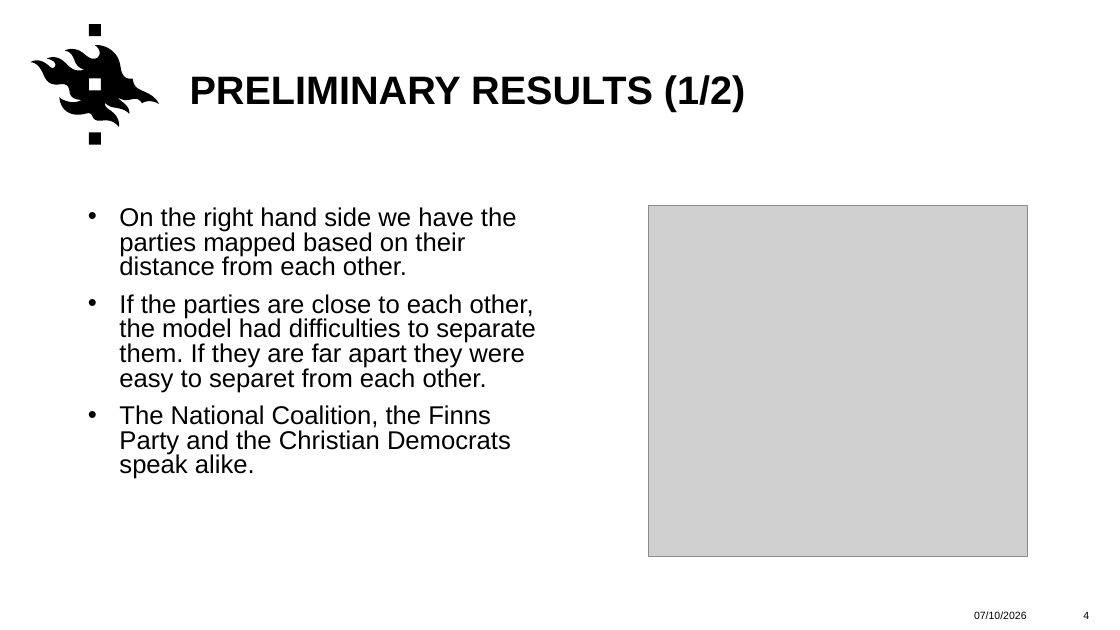
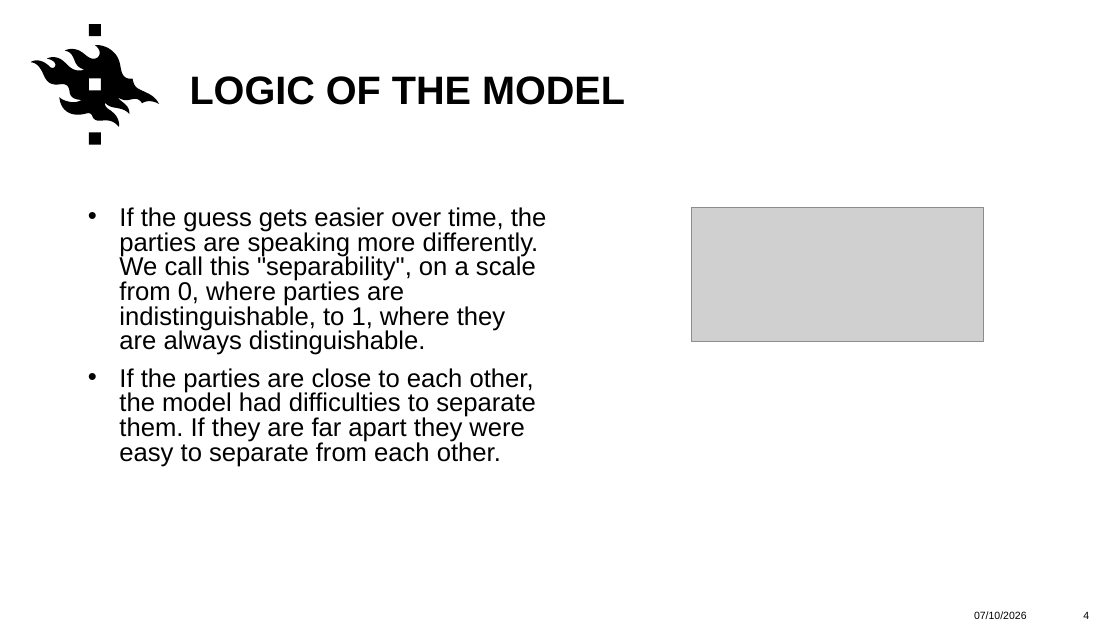
Before and after one commit to jtompuri/data-science-mini-project, a slide deck: slide 4 of Pitch.pptx. Drawn at 1120x630 pixels with LibreOffice and Linux fonts; fonts in the diff are those of the drawing; grey boxes stand for pictures; background and template pictures are left out. Boxes give left, top, right and bottom in pixels: in the first picture for what was removed or moved away, otherwise in the second. Text is boxed around its words. In the diff, an @@ line names an element or a change of style, - is before the commit and + after.

```diff
--- a/Pitch.pptx
+++ b/Pitch.pptx
@@ title at (x1=190, y1=76, x2=625, y2=105): text changed @@
-PRELIMINARY RESULTS (1/2)
+LOGIC OF THE MODEL
@@ text at (x1=119, y1=207, x2=547, y2=467): text changed @@
-• On the right hand side we have the parties mapped based on their distance from each other.
-• If the parties are close to each other, the model had difficulties to separate them. If they are far apart they were easy to separet from each other.
-• The National Coalition, the Finns Party and the Christian Democrats speak alike.
+• If the guess gets easier over time, the parties are speaking more differently. We call this "separability", on a scale from 0, where parties are indistinguishable, to 1, where they are always distinguishable.
+• If the parties are close to each other, the model had difficulties to separate them. If they are far apart they were easy to separate from each other.
@@ picture removed at (x1=649, y1=206, x2=1028, y2=556) @@
@@ picture added at (x1=691, y1=208, x2=984, y2=341) @@
```
Also in this commit, not shown: 5 other slides changed, 1 slide added.
